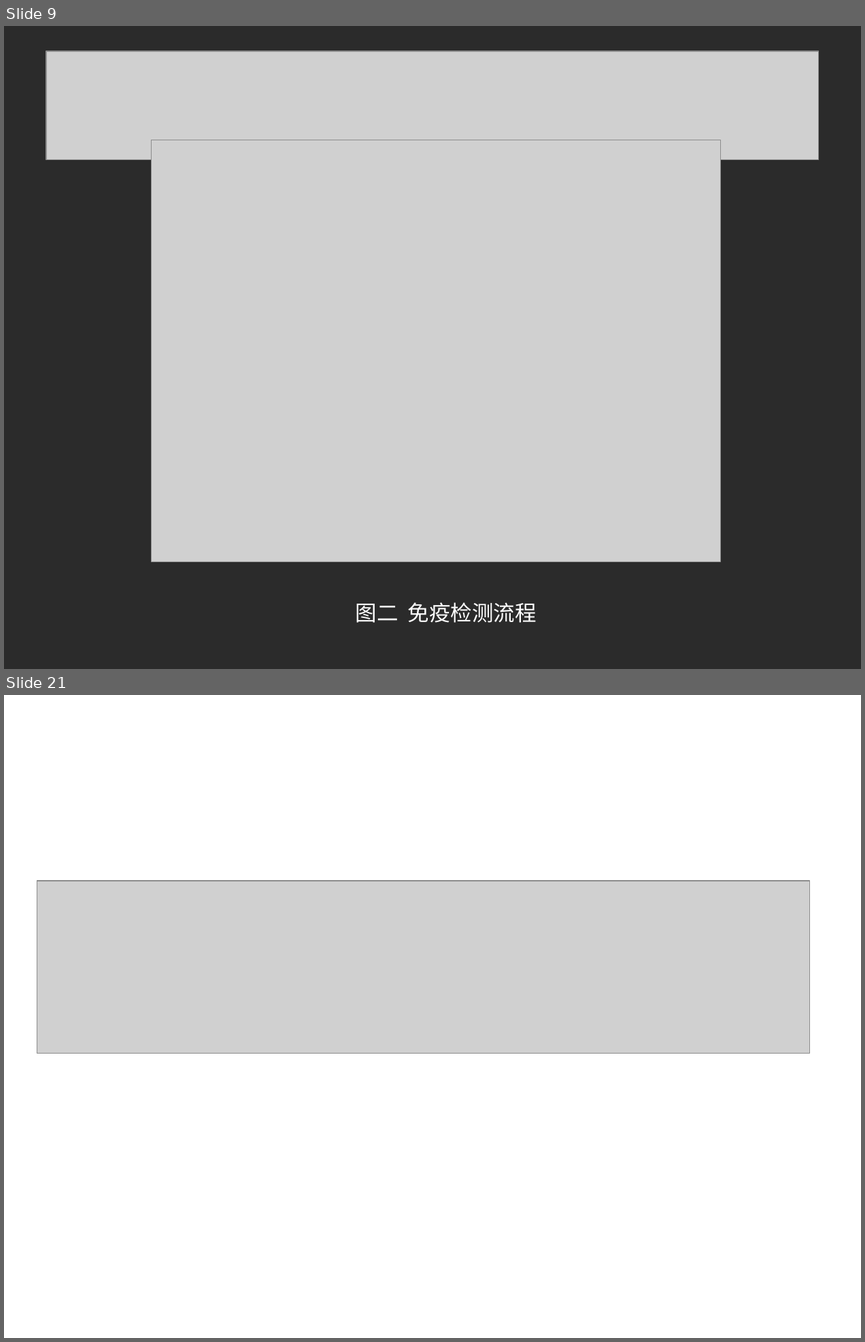
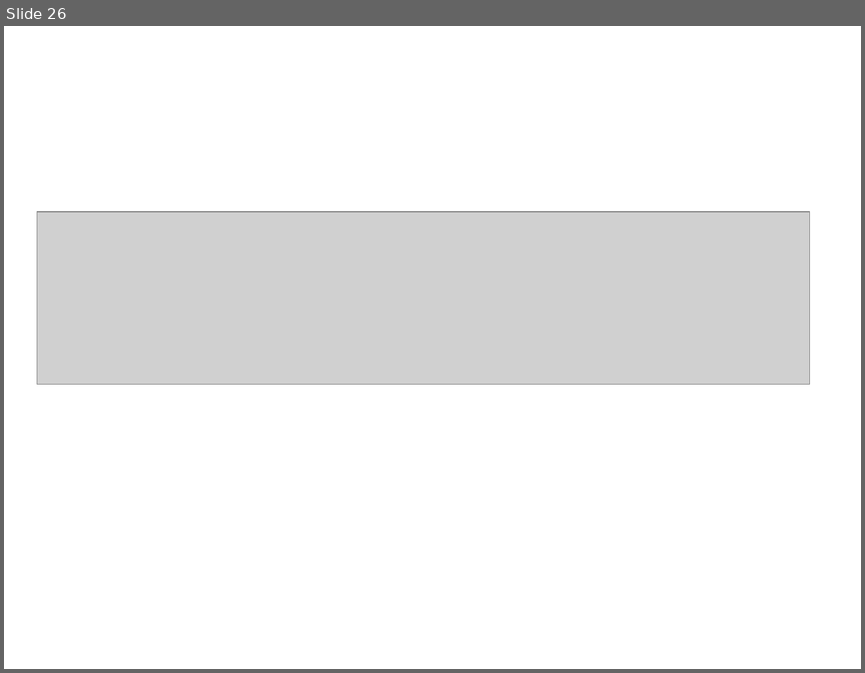
Before and after one commit to linuxsky/sip-alg, a slide deck: design-documents/SIP-ALG解决方案答辩.ppt. Shown one above the other, each under a label of ours: slides 9 and 21 before the commit, slide 26 after it; the slides between them are not shown. The pictures are 865x1342 and 865x673 pixels, drawn with LibreOffice and Linux fonts; fonts in the diff are those of the drawing; grey boxes stand for pictures; background and template pictures are left out; a plain dark background stands for a picture behind light text. Boxes give left, top, right and bottom in pixels: in the first picture for what was removed or moved away, otherwise in the second. Text is boxed around its words. In the diff, an @@ line names an element or a change of style, - is before the commit and + after.

```diff
--- a/design-documents/SIP-ALG解决方案答辩.ppt
+++ b/design-documents/SIP-ALG解决方案答辩.ppt
@@ slide 9 removed at <box>4,26,861,669</box>, background picture (left out) @@
@@ picture removed at <box>46,51,818,160</box> @@
@@ picture removed at <box>152,140,720,562</box> @@
@@ text removed at <box>356,602,536,622</box> @@
-图二 免疫检测流程
@@ what was slide 21 is now slide 26 @@
```
Also in this commit, not shown: 2 slides changed, 24 slides added, 17 other slides removed.
